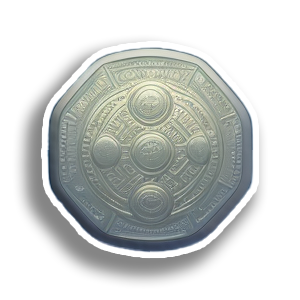
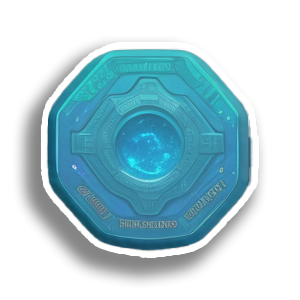
Layer changes from the first 300px x 300px image to the second:
added layer "Layer 2" above "Layer 1" over [46, 47, 254, 253]
hid "Layer 1" over [46, 46, 254, 253]
